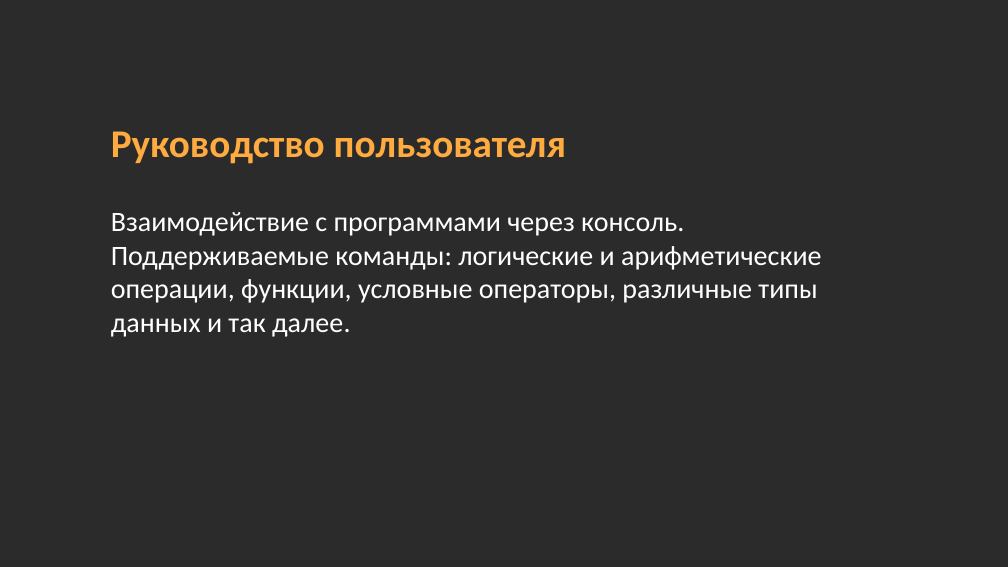
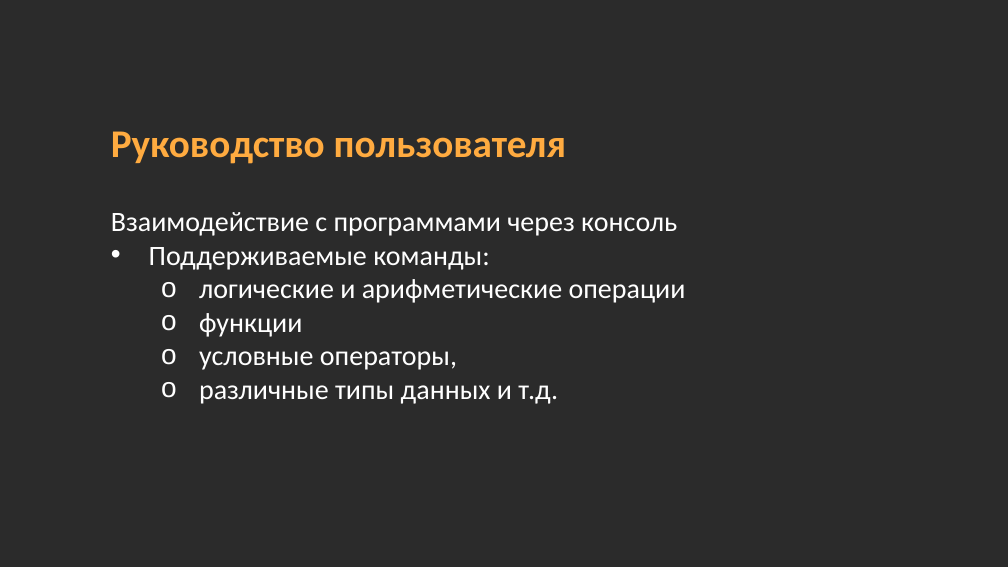
Before and after one commit to midnsun/mp2-2024-lab7-interpretator, a slide deck: slide 4 of Презентация_лабораторная_Интерпретатор_Загрядсков_Максим_Болтенков_Станислав_3823Б1ПМ1_1.pptx (slide 5 before the commit). Drawn at 1008x567 pixels with LibreOffice and Linux fonts; fonts in the diff are those of the drawing; background and template pictures are left out; a plain dark background stands for a picture behind light text. Boxes give left, top, right and bottom in pixels: in the first picture for what was removed or moved away, otherwise in the second. Text is boxed around its words. In the diff, an @@ line names an element or a change of style, - is before the commit and + after.

```diff
--- a/Презентация_лабораторная_Интерпретатор_Загрядсков_Максим_Болтенков_Станислав_3823Б1ПМ1_1.pptx
+++ b/Презентация_лабораторная_Интерпретатор_Загрядсков_Максим_Болтенков_Станислав_3823Б1ПМ1_1.pptx
@@ text at box(111, 212, 686, 404): text changed @@
-Взаимодействие с программами через консоль.
-Поддерживаемые команды: логические и арифметические операции, функции, условные операторы, различные типы данных и так далее.
+• Взаимодействие с программами через консоль
+  Поддерживаемые команды:
+  o логические и арифметические операции
+  o функции
+  o условные операторы,
+  o различные типы данных и т.д.
```
Also in this commit, not shown: 4 other slides changed, 1 slide added, 2 slides removed.
